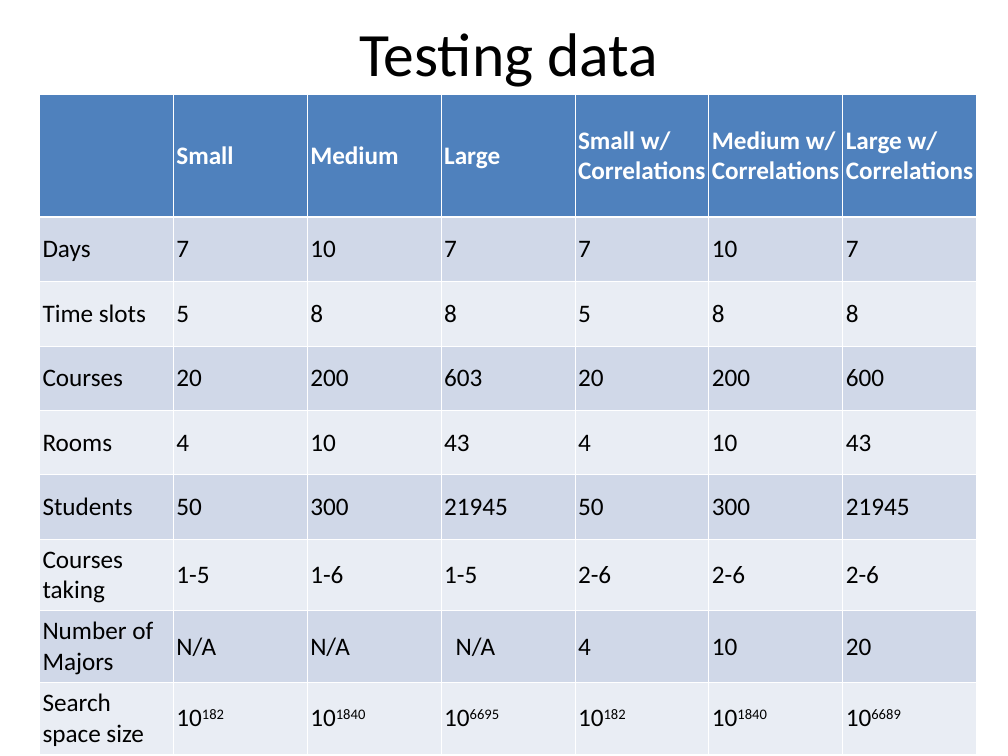
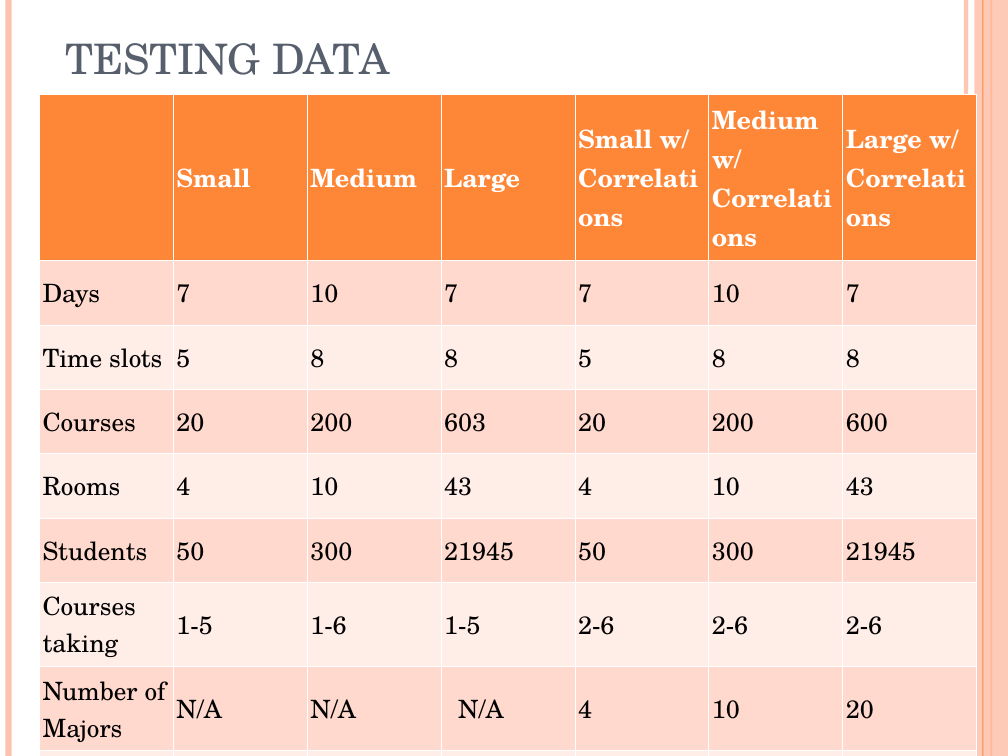
Before and after one commit to putrakoreng/csc384-genetic-algorithms-project, a slide deck: slide 8 of GA_TestBench/Data Files/presentation.ppt. Drawn at 1008x756 pixels with LibreOffice and Linux fonts; fonts in the diff are those of the drawing. Boxes give left, top, right and bottom in pixels: in the first picture for what was removed or moved away, otherwise in the second. Text is boxed around its words. In the diff, an @@ line names an element or a change of style, - is before the commit and + after.

```diff
--- a/GA_TestBench/Data Files/presentation.ppt
+++ b/GA_TestBench/Data Files/presentation.ppt
@@ line added from (8, 0) to (8, 756), #FEC3AE 4.51 pt @@
@@ title "TESTING DATA" at [65,43,389,75]: vertical alignment middle to bottom @@
@@ line added from (966, 0) to (966, 756), #FEC3AE 3 pt @@
@@ rectangle added at [975,0,1008,756], fill #FEC3AE at 87% opacity @@
@@ line added from (983, 0) to (983, 756), #FE8637 0.74 pt @@
@@ line added from (991, 0) to (991, 756), #FE8637 1.5 pt @@
@@ title at [65,43,389,75]: text changed; size 44 to 30 pt; font Calibri to TeX Gyre Schola; text colour #000000 to #575F6D @@
-Testing data
+TESTING DATA
@@ table at [39,95,978,746] @@
@@ fill #4F81BD to #FE8637 in row 1 @@
@@ fill #D0D8E8 to #FFD9CE in 28 cells @@
@@ fill #E9EDF4 to #FFEDE8 in 28 cells @@
@@ font Calibri to TeX Gyre Schola @@
@@ ellipse added at [899,630,960,690], fill #FE8637 @@
```
Also in this commit, not shown: 11 other slides changed.
